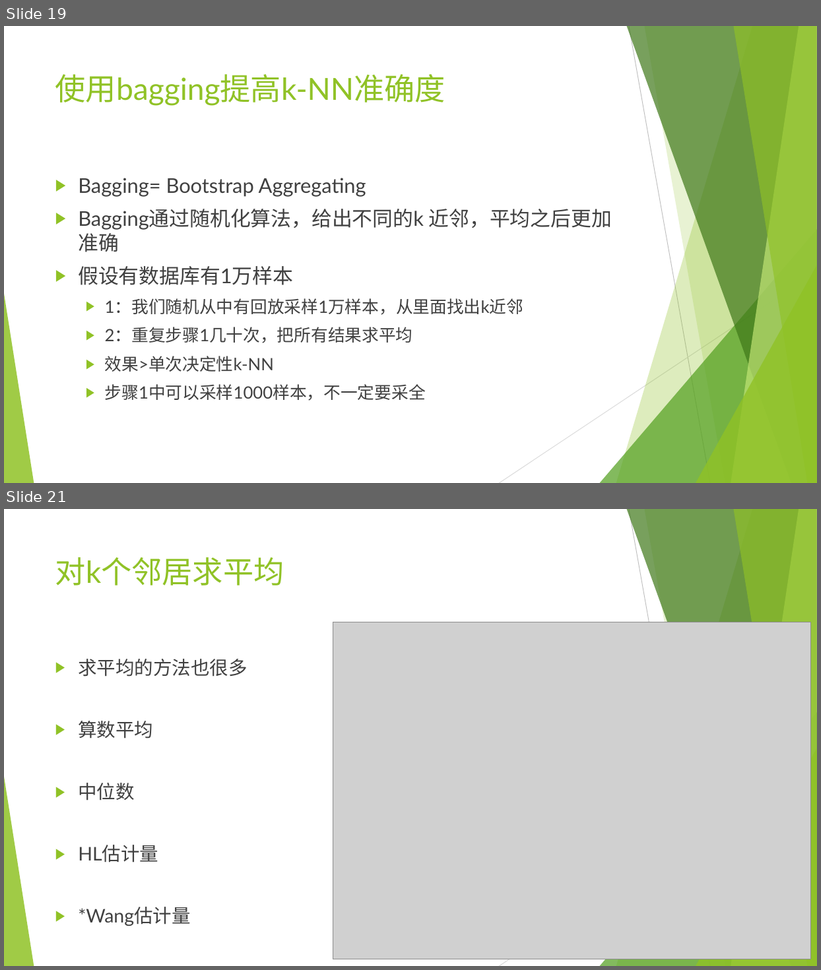
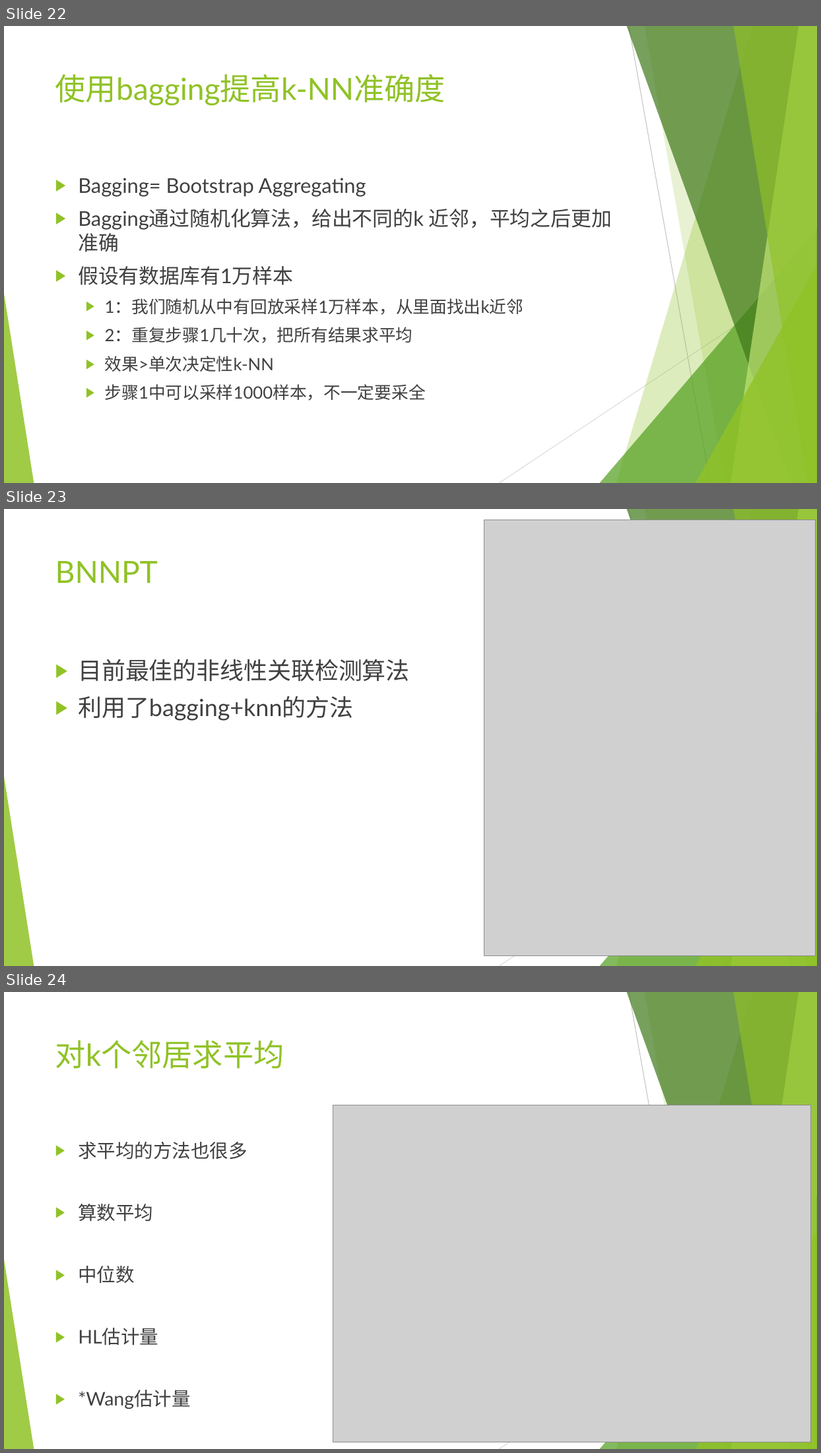
Before and after one commit to wangyi-fudan/BIOL130173, a slide deck: 6_k近邻法.pptx. Shown one above the other, each under a label of ours: slides 19 and 21 before the commit, slides 22, 23 and 24 after it; the slides between them are not shown. The pictures are 821x970 and 821x1453 pixels, drawn with LibreOffice and Linux fonts; fonts in the diff are those of the drawing; grey boxes stand for pictures. Boxes give left, top, right and bottom in pixels: in the first picture for what was removed or moved away, otherwise in the second. Text is boxed around its words. In the diff, an @@ line names an element or a change of style, - is before the commit and + after.

```diff
--- a/6_k近邻法.pptx
+++ b/6_k近邻法.pptx
@@ slide 23 added at (4,509,817,966), background #FFFFFF; not listed: 10 template elements that a slide beside it also shows @@
@@ picture added at (484,520,816,956) @@
@@ title added at (55,561,158,583), 36 pt, text #90C226 @@
+BNNPT
@@ text added at (78,659,409,721), 28 pt, text #404040 @@
+▶ 目前最佳的非线性关联检测算法
+▶ 利用了bagging+knn的方法
@@ what was slide 19 is now slide 22 @@
@@ what was slide 21 is now slide 24 @@
```
Also in this commit, not shown: 3 slides changed, 8 other slides added, 1 slide removed.
